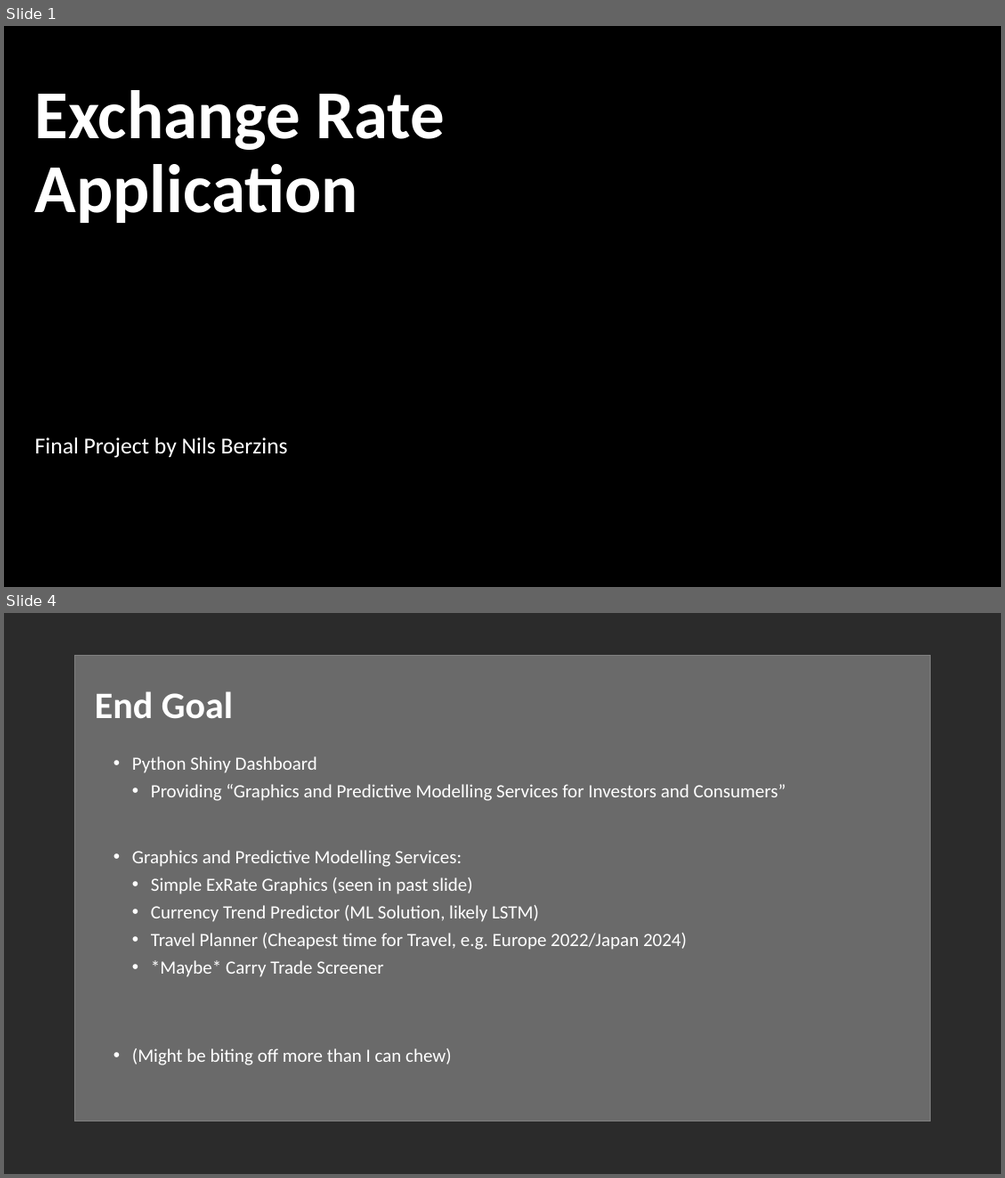
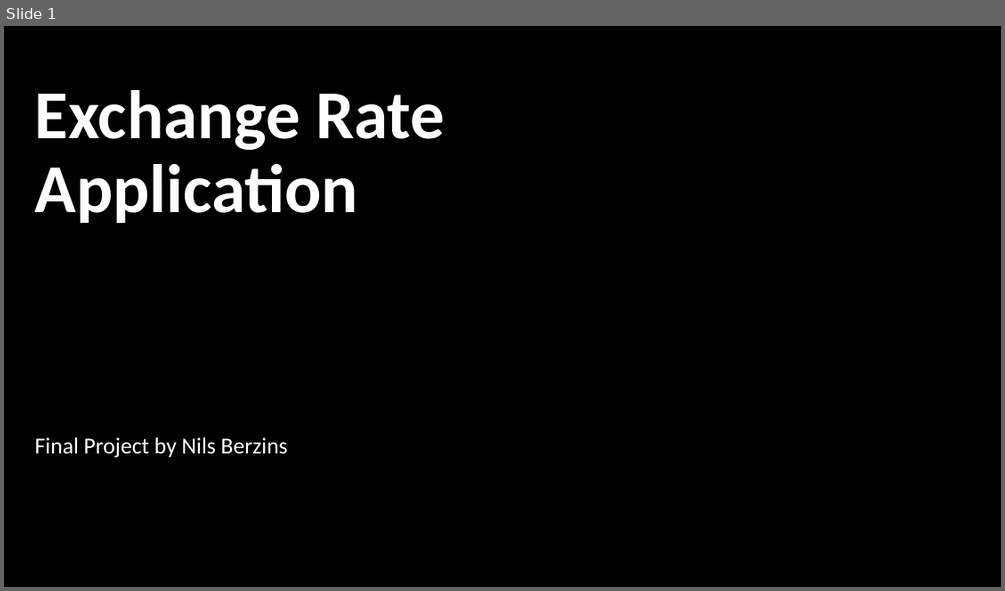
Before and after one commit to nilsberzins/STAT418-FinalPoject, a slide deck: Exchange Rate Application.pptx. Shown one above the other, each under a label of ours: slides 1 and 4 before the commit, slide 1 after it; the slides between them are not shown. The pictures are 1005x1178 and 1005x591 pixels, drawn with LibreOffice and Linux fonts; fonts in the diff are those of the drawing; background and template pictures are left out; a plain dark background stands for a picture behind light text. Boxes give left, top, right and bottom in pixels: in the first picture for what was removed or moved away, otherwise in the second. Text is boxed around its words. In the diff, an @@ line names an element or a change of style, - is before the commit and + after.

```diff
--- a/Exchange Rate Application.pptx
+++ b/Exchange Rate Application.pptx
@@ slide 4 removed at (4,613,1001,1174), background picture (left out) @@
@@ rectangle removed at (4,613,1001,1174) @@
@@ rectangle removed at (75,656,930,1121) @@
@@ title removed at (95,691,233,719) @@
-End Goal
@@ text removed at (132,756,786,1065) @@
-• Python Shiny Dashboard
-  • Providing “Graphics and Predictive Modelling Services for Investors and Consumers”
-• Graphics and Predictive Modelling Services:
-  • Simple ExRate Graphics (seen in past slide)
-  • Currency Trend Predictor (ML Solution, likely LSTM)
-  • Travel Planner (Cheapest time for Travel, e.g. Europe 2022/Japan 2024)
-  • *Maybe* Carry Trade Screener
-• (Might be biting off more than I can chew)
```
Also in this commit, not shown: 4 slides added, 2 other slides removed, 3 other files.
